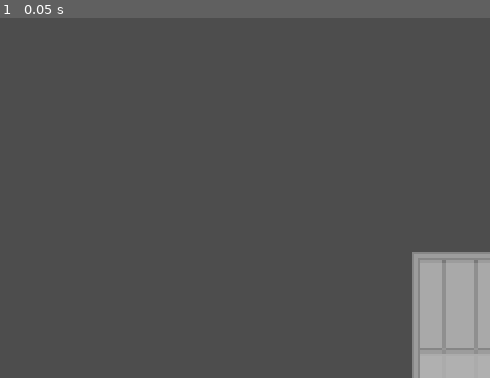
Above: before the commit, frame 1.
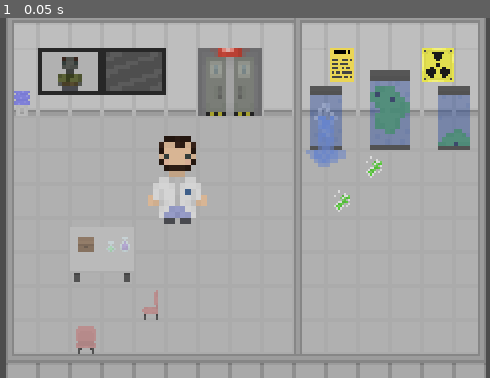
Above: after the commit, the same moment.

Repository: Anirudh-Madarapu/Project-Antidote
Game: Godot game, scene res://world-Anirudh.tscn
The game is run twice, just before and just after one commit, with the same random seed, the same clock (stepped at 60 frames per second) and the same inputs.
Inputs:
- Up to frame 1 (0.05 s): no input

The runs differ from the first frame. In frame 1, 92% of the frame differs, in the area x 1-100%, y 0-100%.

Commit message:
Player moment added for Y-axis

Diff:
--- a/player.gd
+++ b/player.gd
@@ -11,8 +11,8 @@
 
 func _physics_process(delta):
 	# Add the gravity.
-	if not is_on_floor():
-		velocity.y += gravity * delta
+	#if not is_on_floor():
+	#	velocity.y += gravity * delta
 
 	# Handle jump.
 	if Input.is_action_just_pressed("ui_up"):
@@ -23,8 +23,11 @@
 	# Get the input direction and handle the movement/deceleration.
 	# As good practice, you should replace UI actions with custom gameplay actions.
 	var direction = Input.get_axis("ui_left", "ui_right")
+	var direction_y = Input.get_axis("ui_down","ui_up")
 	if direction:
 		velocity.x = direction * SPEED
+	if direction_y:
+		velocity.y = -1* direction_y * SPEED
 	else:
 		velocity.x = move_toward(velocity.x, 0, SPEED)
 
--- a/world-Anirudh.tscn
+++ b/world-Anirudh.tscn
@@ -17,15 +17,17 @@
 scale = Vector2(1, 1.0625)
 
 [node name="CharacterBody2D" parent="level 1 16x16" instance=ExtResource("3_dx5pc")]
-position = Vector2(48, 221.176)
+z_index = 1
+position = Vector2(82, 230.588)
 scale = Vector2(1, 0.941176)
 
+[node name="Camera2D" type="Camera2D" parent="level 1 16x16/CharacterBody2D"]
+
 [node name="StaticBody2D" type="StaticBody2D" parent="level 1 16x16"]
-visible = false
 position = Vector2(-567, -295.529)
 scale = Vector2(1, 0.941176)
 
 [node name="CollisionPolygon2D" type="CollisionPolygon2D" parent="level 1 16x16/StaticBody2D"]
-position = Vector2(-200, 46)
-scale = Vector2(1.75947, 1.53618)
+position = Vector2(787.641, 458.086)
+scale = Vector2(0.145085, 0.52631)
 polygon = PackedVector2Array(435.927, 332.643, 570.626, 389.277, 571.195, 335.247, 440.474, 341.757, 438.616, 390.655)
Not shown: 1 places in player.tscn that only renumber resources
Not shown: 1 places in world-Anirudh.tscn that only renumber resources
Not shown: 1 places in world.tscn that only renumber resources
